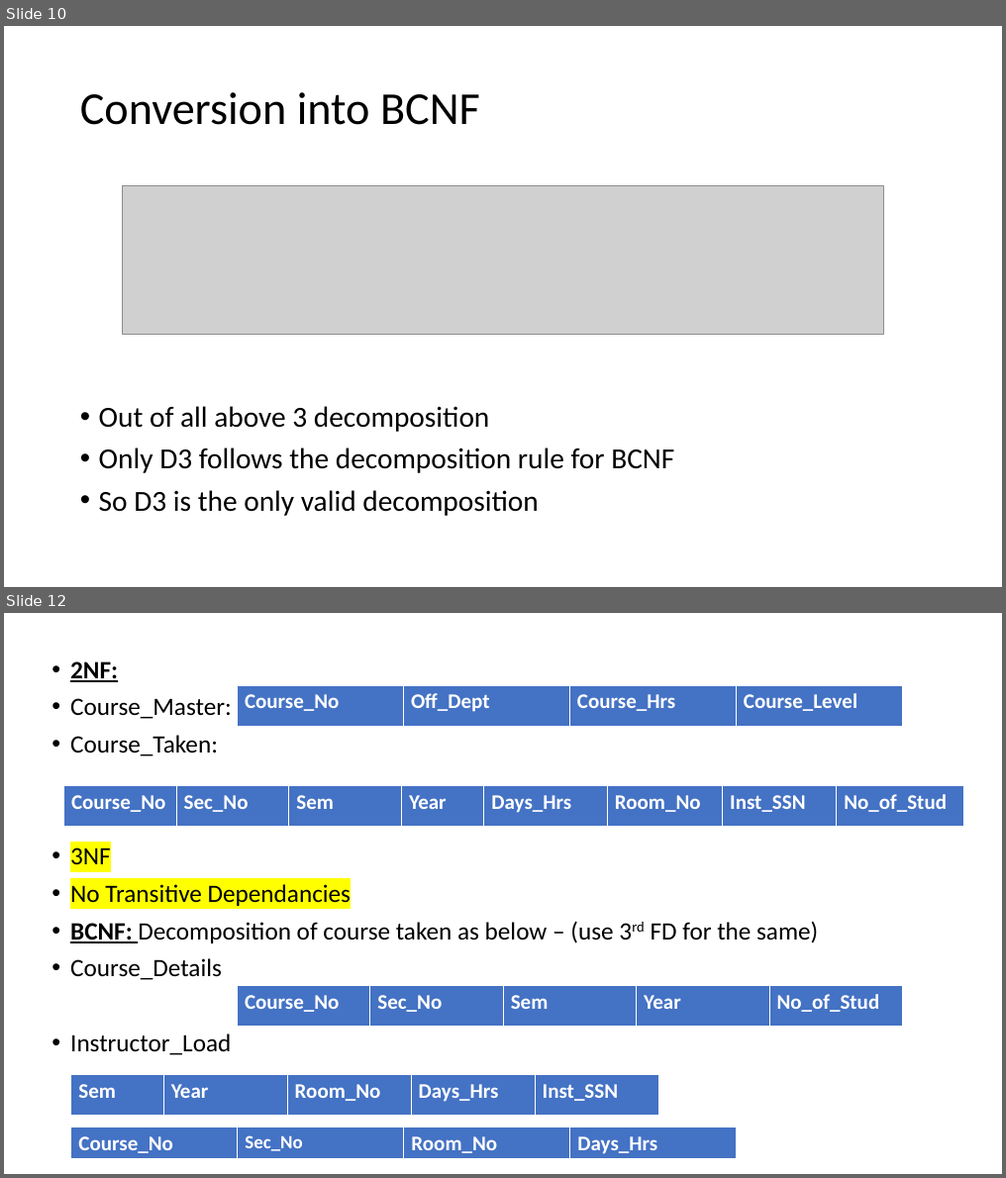
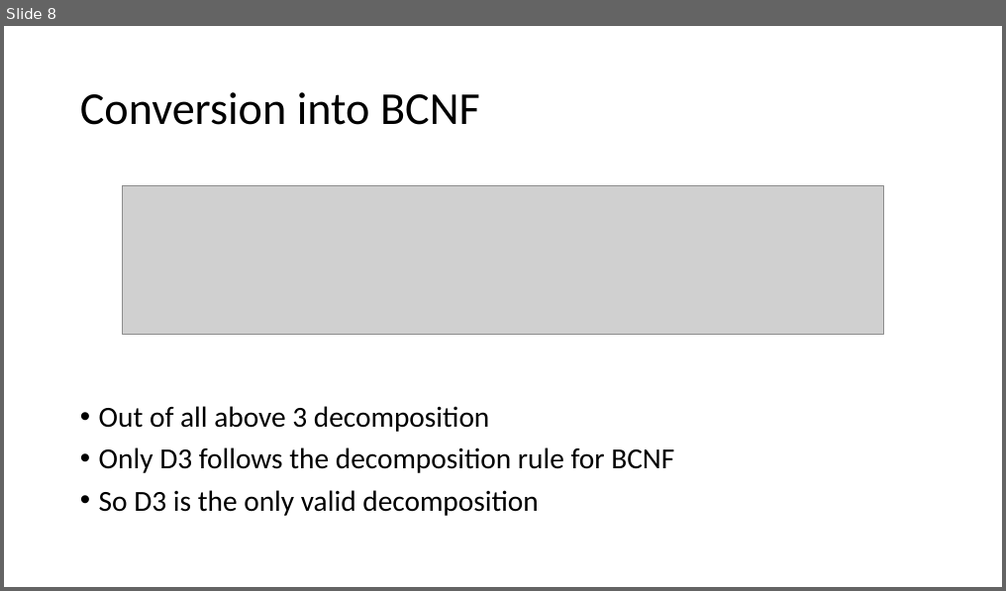
Before and after one commit to VishalChudasama08/MCA, a slide deck: Sem-1/RDBMS Theory/Unit-3/Day_13.pptx. Shown one above the other, each under a label of ours: slides 10 and 12 before the commit, slide 8 after it; the slides between them are not shown. The pictures are 1006x1178 and 1006x591 pixels, drawn with LibreOffice and Linux fonts; fonts in the diff are those of the drawing; grey boxes stand for pictures. Boxes give left, top, right and bottom in pixels: in the first picture for what was removed or moved away, otherwise in the second. Text is boxed around its words. In the diff, an @@ line names an element or a change of style, - is before the commit and + after.

```diff
--- a/Sem-1/RDBMS Theory/Unit-3/Day_13.pptx
+++ b/Sem-1/RDBMS Theory/Unit-3/Day_13.pptx
@@ slide 12 removed at box(4, 613, 1002, 1174), background #FFFFFF @@
@@ text removed at box(70, 662, 818, 1056) @@
-• 2NF:
-• Course_Master:
-• Course_Taken:
-• 3NF
-• No Transitive Dependancies
-• BCNF: Decomposition of course taken as below – (use 3rd FD for the same)
-• Course_Details
-• Instructor_Load
@@ table removed at box(237, 685, 902, 728), 1 rows, 4 columns @@
-Course_No | Off_Dept | Course_Hrs | Course_Level
@@ table removed at box(63, 786, 963, 827), 1 rows, 8 columns @@
-Course_No | Sec_No | Sem | Year | Days_Hrs | Room_No | Inst_SSN | No_of_Stud
@@ table removed at box(237, 986, 903, 1027), 1 rows, 5 columns @@
-Course_No | Sec_No | Sem | Year | No_of_Stud
@@ table removed at box(71, 1075, 657, 1116), 1 rows, 5 columns @@
-Sem | Year | Room_No | Days_Hrs | Inst_SSN
@@ table removed at box(71, 1128, 737, 1159), 1 rows, 4 columns @@
-Course_No | Sec_No | Room_No | Days_Hrs
@@ what was slide 10 is now slide 8 @@
```
Also in this commit, not shown: 5 slides added, 6 other slides removed, 32 other files.
